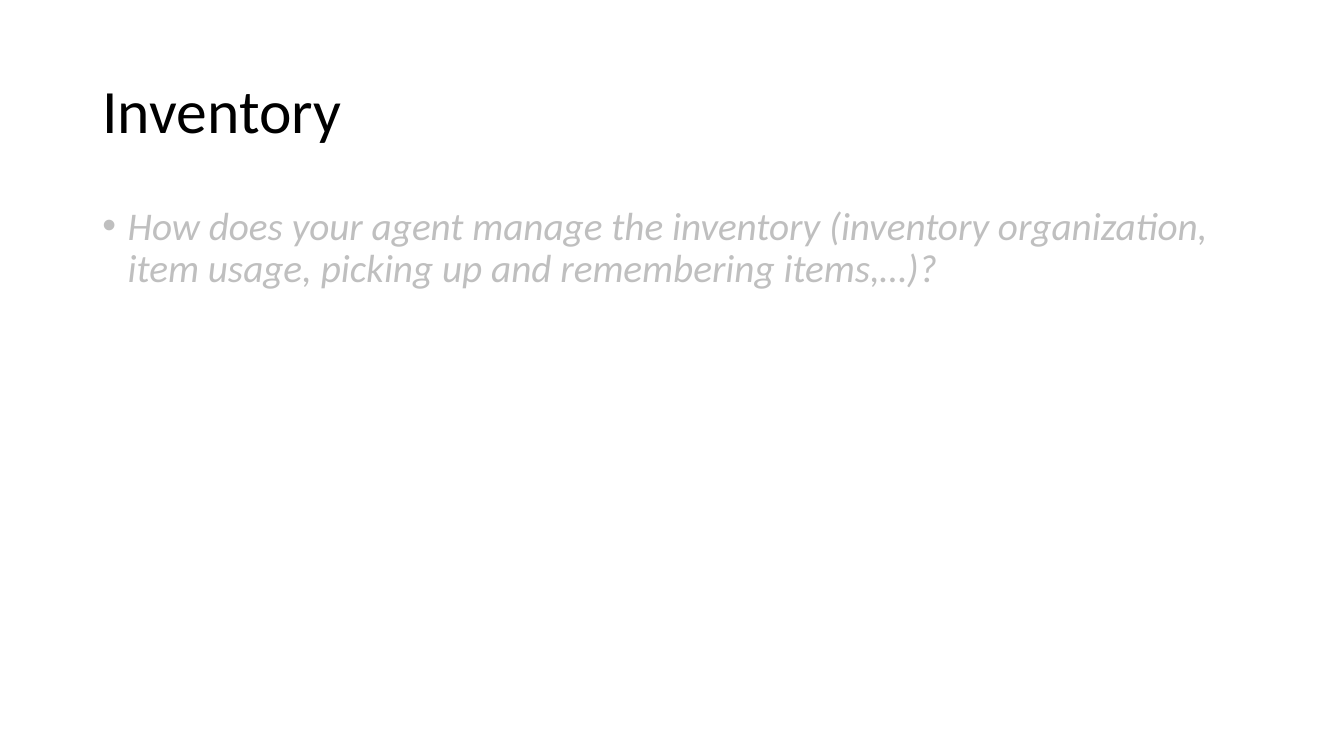
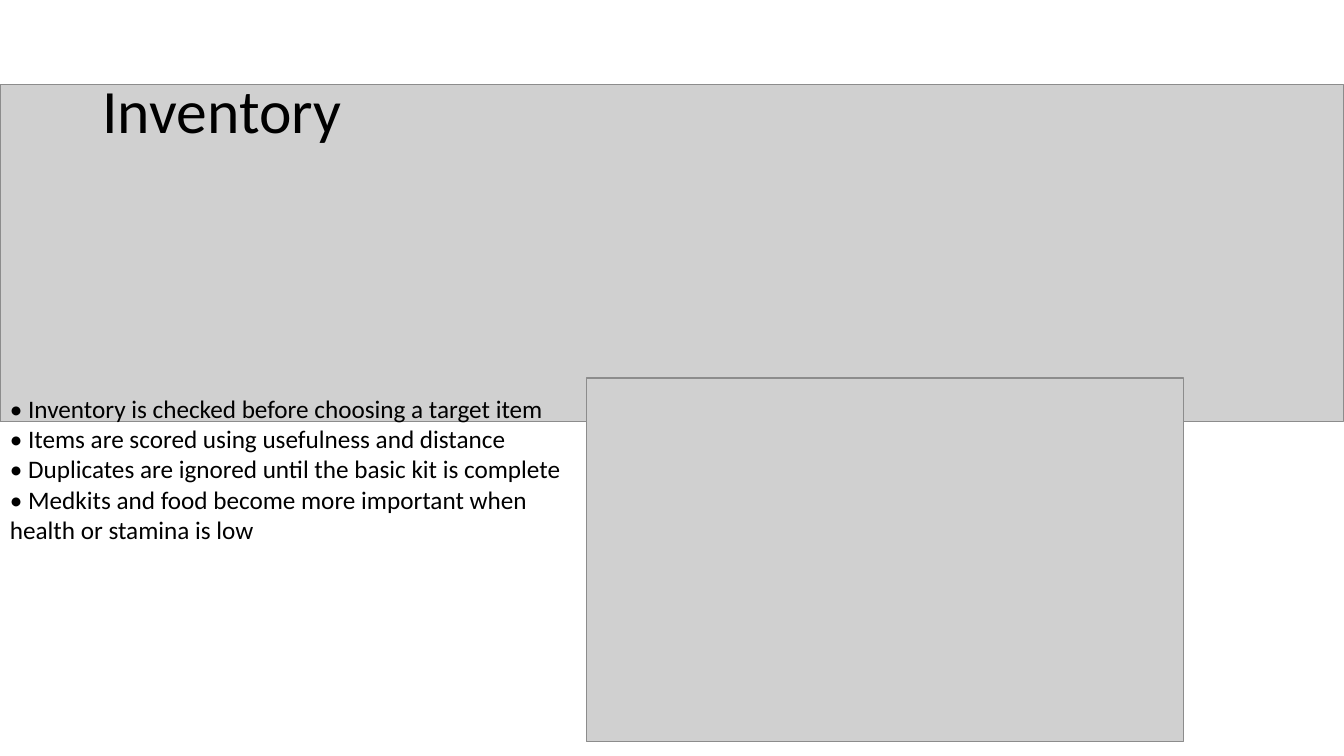
Before and after one commit to DAE-GD-2025-2026/gameai-zombie-Thymme-Mouchrique, a slide deck: slide 4 of GPP_ZombieAI_MouchriqueThymme_2DAE19.pptx. Drawn at 1344x756 pixels with LibreOffice and Linux fonts; fonts in the diff are those of the drawing; grey boxes stand for pictures. Boxes give left, top, right and bottom in pixels: in the first picture for what was removed or moved away, otherwise in the second. Text is boxed around its words. In the diff, an @@ line names an element or a change of style, - is before the commit and + after.

```diff
--- a/GPP_ZombieAI_MouchriqueThymme_2DAE19.pptx
+++ b/GPP_ZombieAI_MouchriqueThymme_2DAE19.pptx
@@ picture added at bbox=[0, 85, 1344, 421] @@
@@ text removed at bbox=[128, 212, 1208, 289] @@
-• How does your agent manage the inventory (inventory organization, item usage, picking up and remembering items,…)?
@@ picture added at bbox=[587, 378, 1185, 742] @@
@@ text added at bbox=[10, 400, 560, 540], 18 pt, text #000000 @@
+• Inventory is checked before choosing a target item
+• Items are scored using usefulness and distance
+• Duplicates are ignored until the basic kit is complete
+• Medkits and food become more important when health or stamina is low
```
Also in this commit, not shown: 4 other slides changed, 1 other file.
